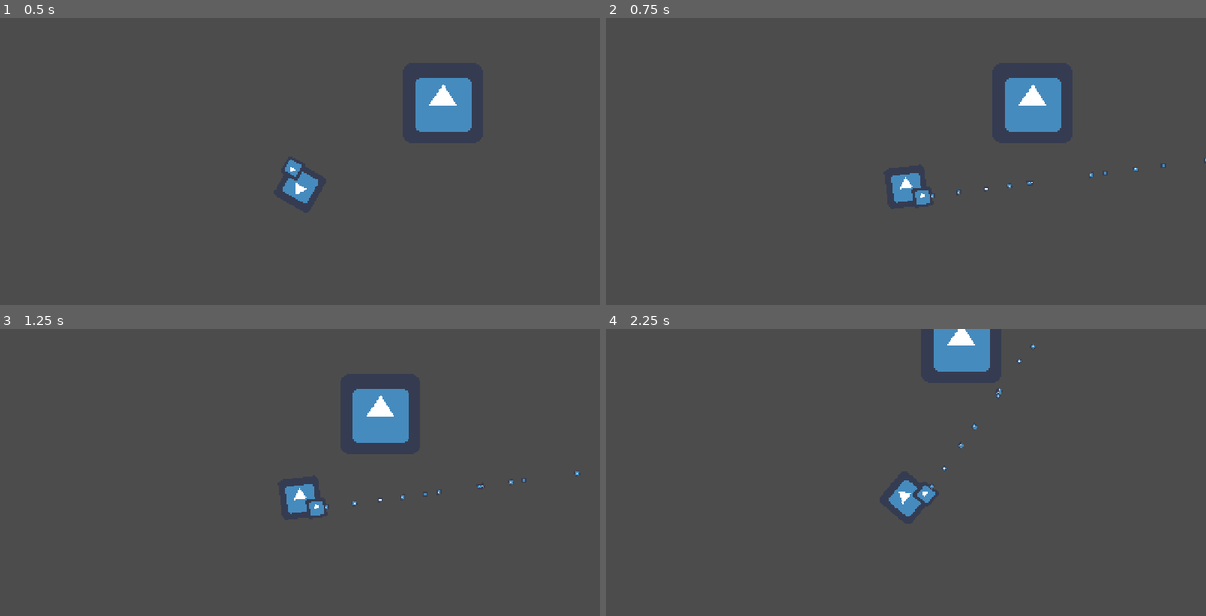
Above: before the commit, frames 1-4 (two rows, left to right).
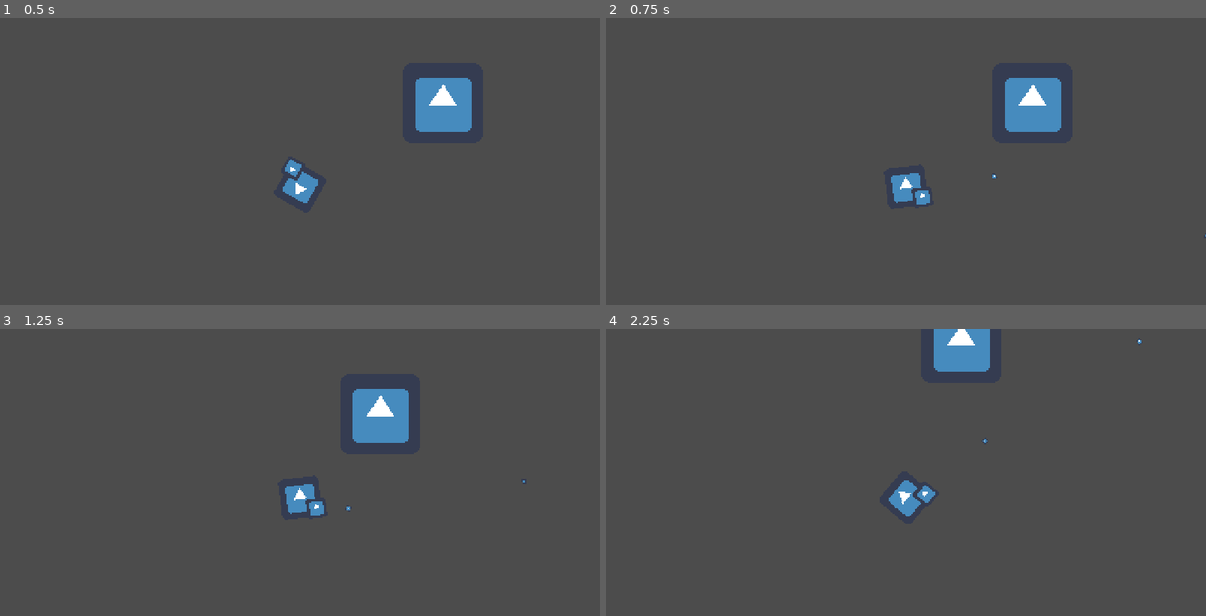
Above: after the commit, the same moments.

Repository: LennyPhoenix/GameOff2021
Game: Godot game, scene res://Prototyping.tscn
Same seed, same stepped clock (60 frames per second), same inputs: the game is played once before the commit and once after it. The engine's default icon, where the game draws it, is replaced by a stand-in: a white triangle on a blue panel in a dark square.
Inputs (mouse positions are in pixels of both pictures, inside the frame that each line leads up to):
- Up to frame 1 (0.5 s): no input
- Up to frame 2 (0.75 s): tap Enter at 0.5 s; move the mouse to (1038, 170) at 0.52 s; press the mouse at (1038, 170) at 0.53 s; hold D (right) from 0.53 s (still down)
- Up to frame 3 (1.25 s): keep holding D (right); right-click (432, 481) at 0.8 s
- Up to frame 4 (2.25 s): move the mouse to (786, 515) at 1.27 s; release D (right) at 1.28 s; release the mouse at (786, 515) at 1.28 s; hold S (down) 1.28-2.03 s; right-click (786, 515) at 1.35 s; click (786, 515) at 1.55 s; move the mouse to (966, 423) at 2.02 s; press the mouse at (966, 423) at 2.03 s; hold D (right) from 2.03 s (still down)

Frame 1 is identical in both runs. In frame 2, less than 0.1% of the frame differs, in the area x 54-100%, y 48-77%; in frame 3, less than 0.1%; in frame 4, less than 0.1%, in the area x 54-90%, y 3-56%.

Commit message:
:recycle: Refactor gun system and add aiming

Diff:
--- a/project.godot
+++ b/project.godot
@@ -13,9 +13,15 @@
 "class": "Bullet",
 "language": "GDScript",
 "path": "res://scenes/Bullet.gd"
+}, {
+"base": "Node2D",
+"class": "Gun",
+"language": "GDScript",
+"path": "res://scenes/Gun.gd"
 } ]
 _global_script_class_icons={
-"Bullet": ""
+"Bullet": "",
+"Gun": ""
 }
 
 [application]
--- a/scenes/Bullet.gd
+++ b/scenes/Bullet.gd
@@ -3,6 +3,7 @@
 
 export var speed := 1200.0
 export var max_distance := 3000.0
+export var speed_variation := 500.0
 
 onready var raycast := $RayCast2D
 
@@ -31,15 +32,10 @@
 		queue_free()
 
 
-func fire(
-		delta: float,
-		new_transform: Transform2D,
-		random_rotation: float = 0.0,
-		random_speed: float = 0.0
-) -> void:
+func fire(delta: float, new_transform: Transform2D) -> void:
 	transform = new_transform
-	global_rotation_degrees += rand_range(-random_rotation/2, random_rotation/2)
-	speed += rand_range(-random_speed/2, random_speed/2)
+
+	speed += rand_range(-speed_variation / 2, speed_variation / 2)
 
 	var distance = speed * delta
 	raycast.cast_to = Vector2(distance, 0)
--- a/scenes/Gun.gd
+++ b/scenes/Gun.gd
@@ -1,12 +1,35 @@
+class_name Gun
 extends Node2D
 
 export var bullet_scene: PackedScene = preload("res://scenes/Bullet.tscn")
+export var hip_spread := 40.0
+export var aiming_spread := 8.0
+export var automatic := true
+export var rounds_per_second := 8.0
 
 onready var muzzle: Position2D = $Muzzle
 
+var aiming := false
+
+var _cooldown := 0.0
+
 
 func _process(delta: float) -> void:
-	if Input.is_action_pressed("shoot"):
+	var shooting: bool = (
+		Input.is_action_pressed("shoot") and automatic
+		or Input.is_action_just_pressed("shoot")
+	)
+
+	_cooldown -= delta
+
+	if shooting and _cooldown <= 0:
 		var bullet: Bullet = bullet_scene.instance()
 		add_child(bullet)
-		bullet.fire(delta, muzzle.global_transform, 0.0, 500.0)
+		bullet.fire(delta, muzzle.global_transform)
+
+		var spread: float = aiming_spread if aiming else hip_spread
+
+		var random_rot: float = rand_range(-spread / 2, spread / 2)
+		bullet.global_rotation_degrees += random_rot
+
+		_cooldown = 1 / rounds_per_second
--- a/scenes/Player.gd
+++ b/scenes/Player.gd
@@ -10,6 +10,7 @@
 var velocity := Vector2.ZERO
 
 onready var rotate_group: Node2D = $Rotate
+onready var gun: Gun = $Rotate/Gun
 
 
 func _process(_delta: float) -> void:
@@ -26,6 +27,7 @@
 
 	# Check for Aiming Input
 	sneaking = Input.is_action_pressed("sneak")
+	gun.aiming = sneaking
 
 
 func _physics_process(delta: float) -> void:
